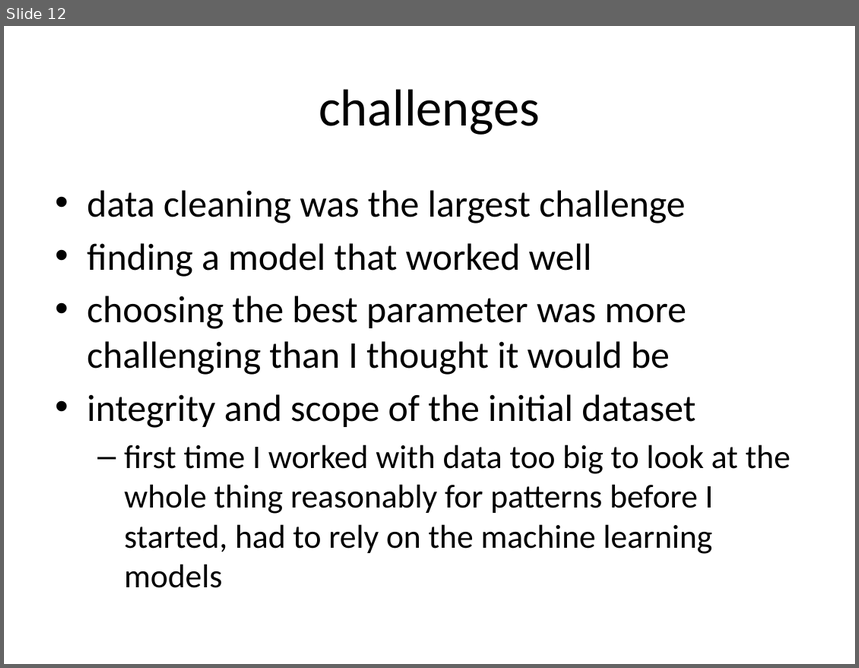
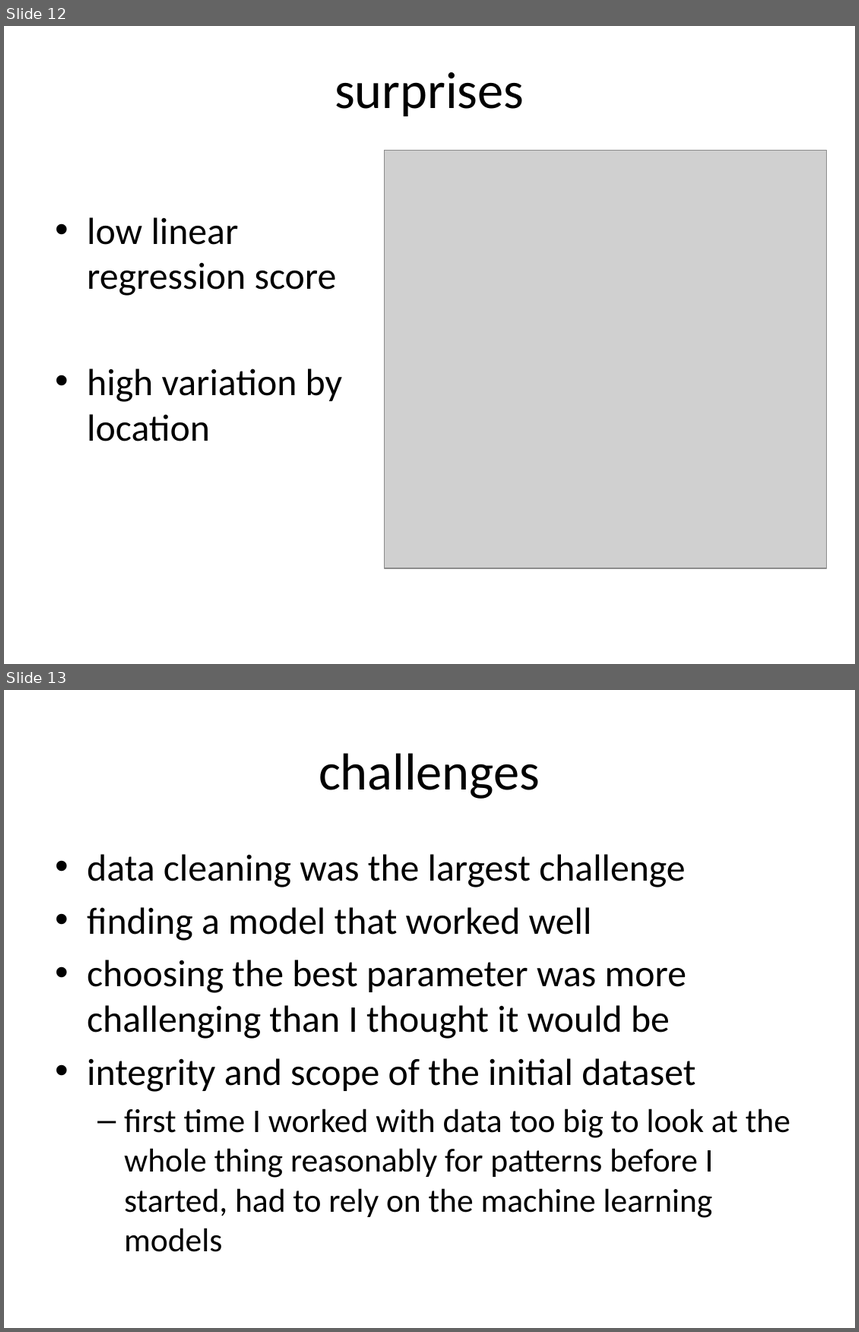
Before and after one commit to anastasiapetrie/USDA_Calc, a slide deck: presentation.pptx. Shown one above the other, each under a label of ours: slide 12 before the commit, slides 12 and 13 after it. The pictures are 859x668 and 859x1332 pixels, drawn with LibreOffice and Linux fonts; fonts in the diff are those of the drawing; grey boxes stand for pictures. Boxes give left, top, right and bottom in pixels: in the first picture for what was removed or moved away, otherwise in the second. Text is boxed around its words. In the diff, an @@ line names an element or a change of style, - is before the commit and + after.

```diff
--- a/presentation.pptx
+++ b/presentation.pptx
@@ slide 12 added at (x1=4, y1=26, x2=855, y2=664), background #FFFFFF @@
@@ title added at (x1=335, y1=72, x2=524, y2=116), 44 pt, text #000000 @@
+surprises
@@ picture added at (x1=385, y1=151, x2=826, y2=569) @@
@@ text added at (x1=87, y1=218, x2=342, y2=442), 32 pt, text #000000 @@
+• low linear regression score
+• high variation by location
@@ what was slide 12 is now slide 13 @@
```
Also in this commit, not shown: 6 slides changed, 1 other file.
